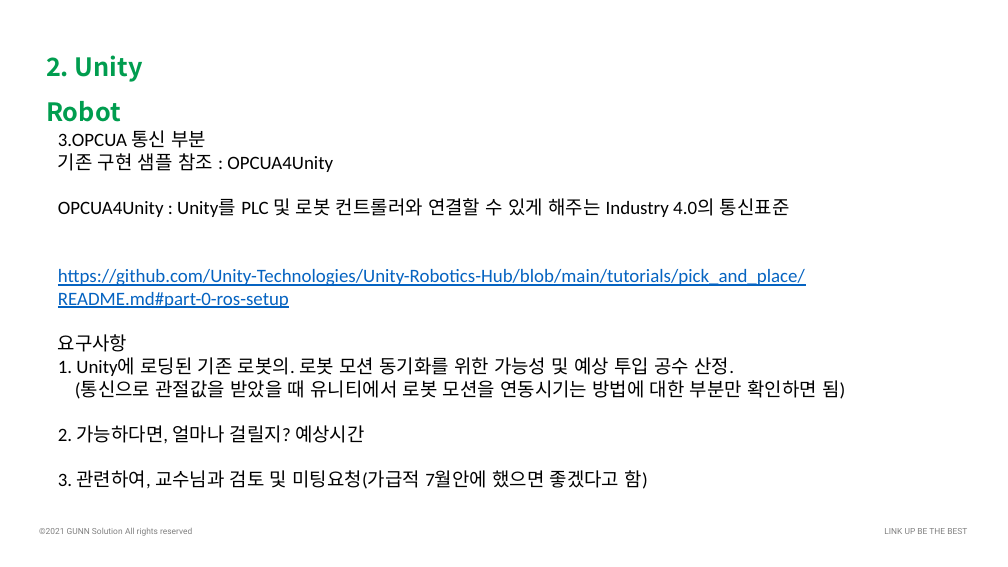
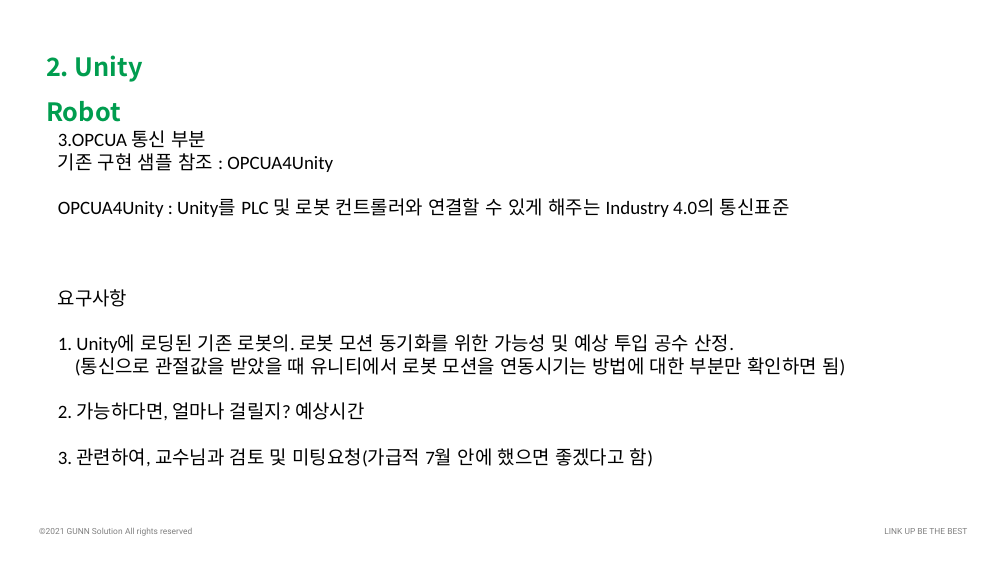
Before and after one commit to ssh6189/2022.07.16, a slide deck: slide 9 of 2022년 7월 16일 메타버스.pptx. Drawn at 1008x567 pixels with LibreOffice and Linux fonts; fonts in the diff are those of the drawing. Boxes give left, top, right and bottom in pixels: in the first picture for what was removed or moved away, otherwise in the second. Text is boxed around its words. In the diff, an @@ line names an element or a change of style, - is before the commit and + after.

Commit message:
2022년 7월 16일

```diff
--- a/2022년 7월 16일 메타버스.pptx
+++ b/2022년 7월 16일 메타버스.pptx
@@ text at bbox=[58, 269, 805, 308]: paragraph removed @@
-https://github.com/Unity-Technologies/Unity-Robotics-Hub/blob/main/tutorials/pick_and_place/README.md#part-0-ros-setup
@@ text at bbox=[58, 448, 653, 467]: spaces changed @@
-3. 관련하여, 교수님과 검토 및 미팅요청(가급적 7월안에 했으면 좋겠다고 함)
+3. 관련하여, 교수님과 검토 및 미팅요청(가급적 7월 안에 했으면 좋겠다고 함)
```
Also in this commit, not shown: 1 other slide changed.
